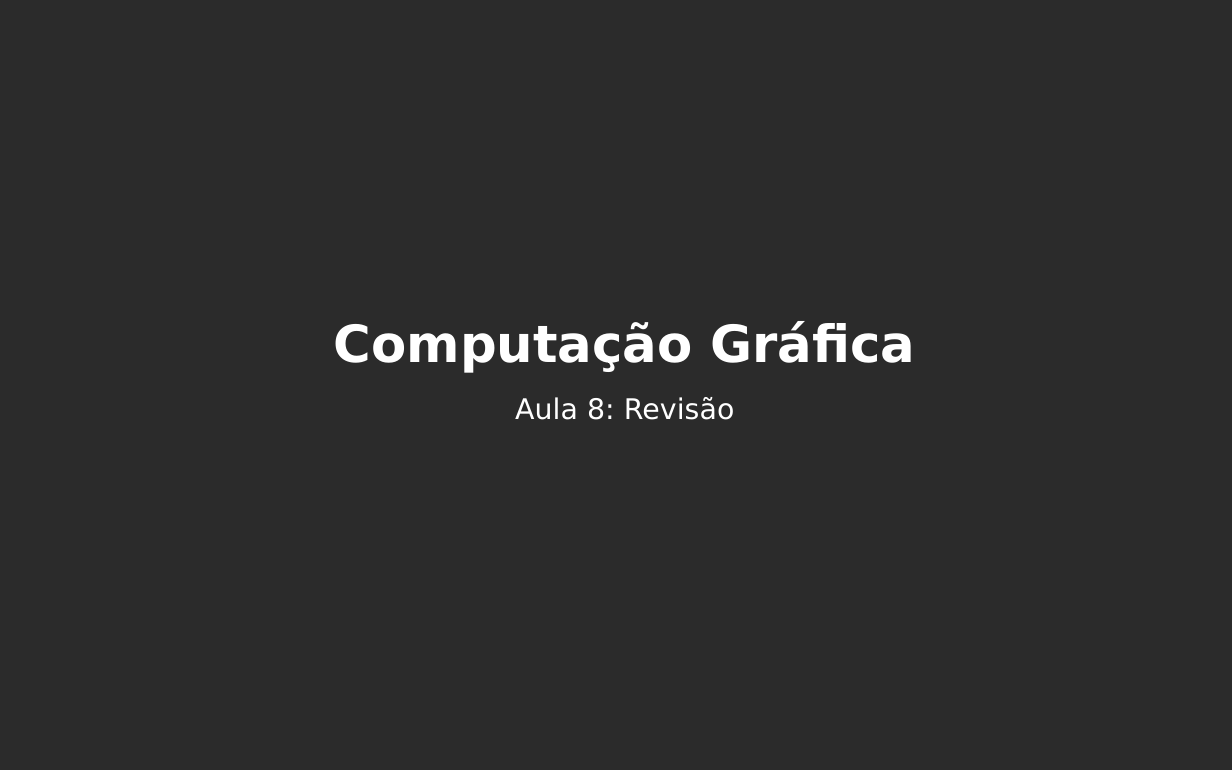
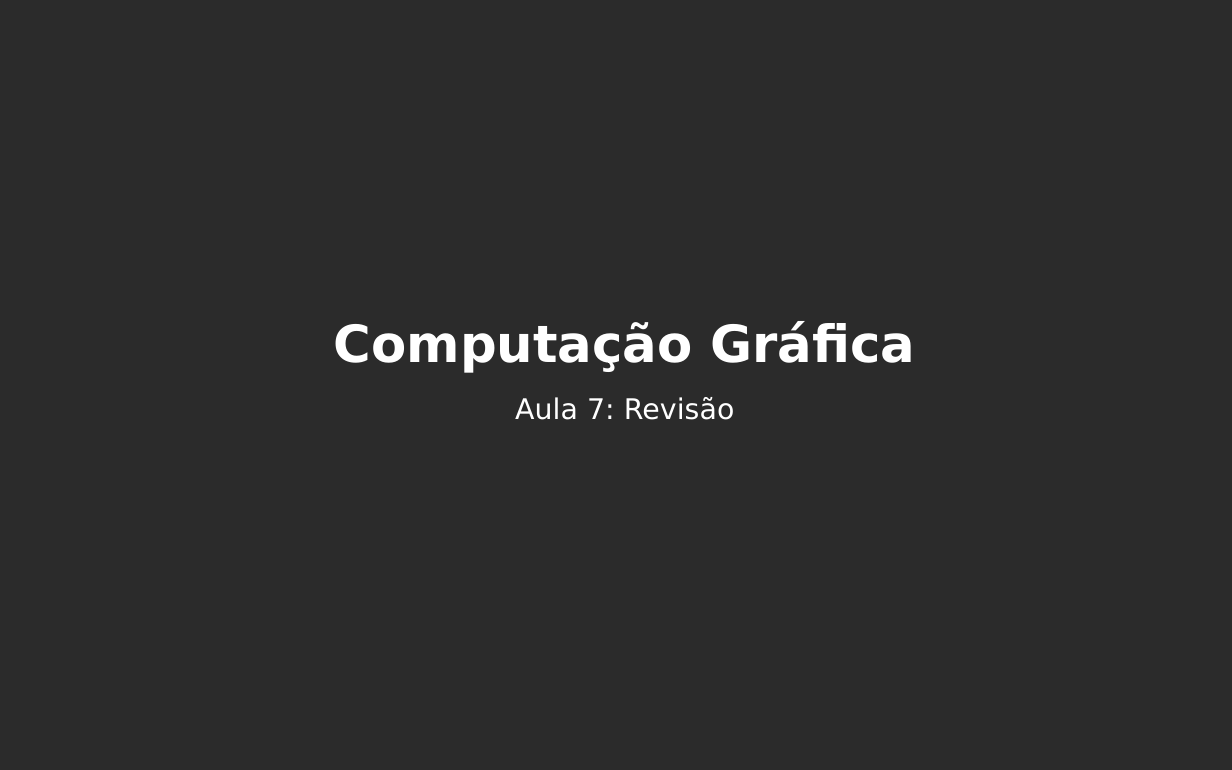
Before and after one commit to lpsoares/ComputacaoGrafica, a slide deck: slide 1 of content/aulas/07-revisao1/aula7_revisao1.pptx. Drawn at 1232x770 pixels with LibreOffice and Linux fonts; fonts in the diff are those of the drawing; background and template pictures are left out; a plain dark background stands for a picture behind light text. Boxes give left, top, right and bottom in pixels: in the first picture for what was removed or moved away, otherwise in the second. Text is boxed around its words. In the diff, an @@ line names an element or a change of style, - is before the commit and + after.

Commit message:
aula 7

```diff
--- a/content/aulas/07-revisao1/aula7_revisao1.pptx
+++ b/content/aulas/07-revisao1/aula7_revisao1.pptx
@@ text at (515, 397, 735, 420): text changed @@
-Aula 8: Revisão
+Aula 7: Revisão
```
Also in this commit, not shown: 17 other slides changed, 1 slide removed, 3 other files.
